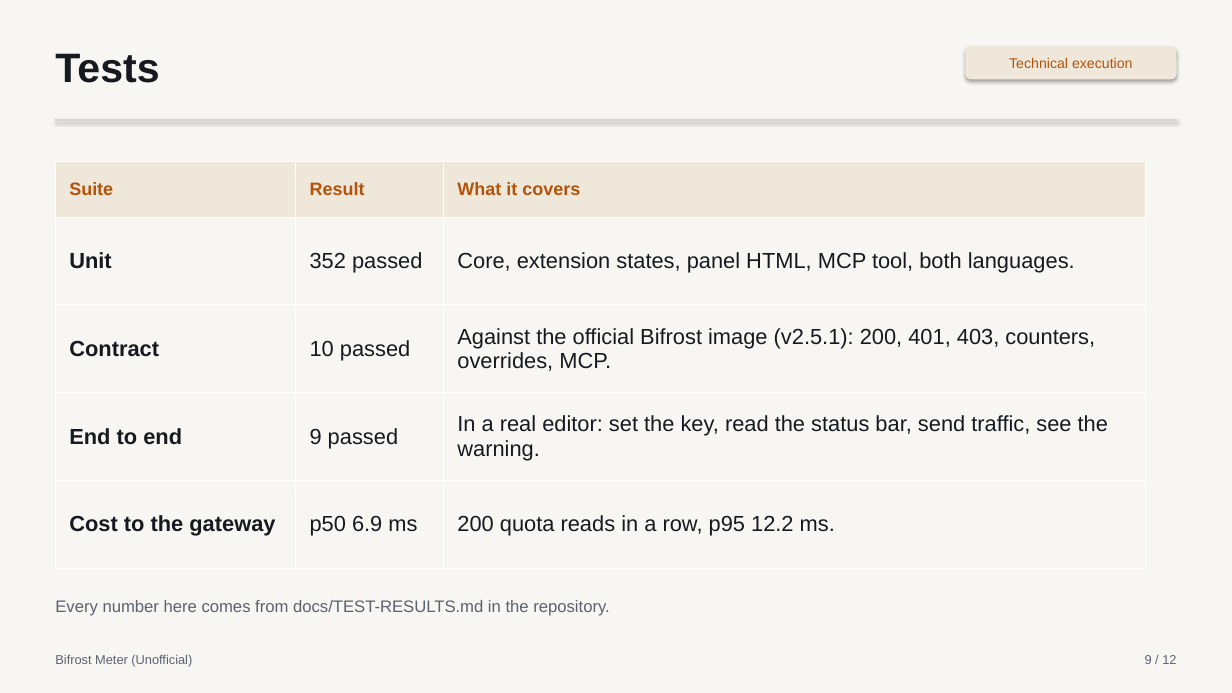
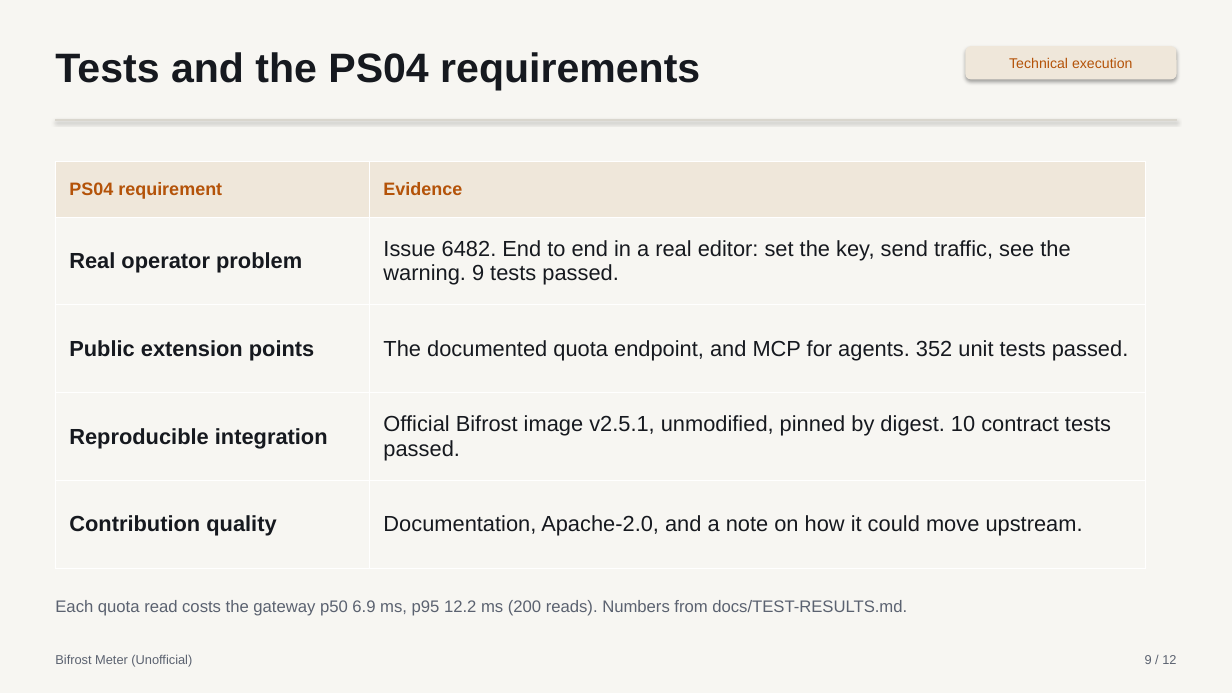
Before and after one commit to aimanmalib/bifrost-meter, a slide deck: slide 9 of deck/bifrost-meter.pptx. Drawn at 1232x693 pixels with LibreOffice and Linux fonts; fonts in the diff are those of the drawing. Boxes give left, top, right and bottom in pixels: in the first picture for what was removed or moved away, otherwise in the second. Text is boxed around its words. In the diff, an @@ line names an element or a change of style, - is before the commit and + after.

```diff
--- a/deck/bifrost-meter.pptx
+++ b/deck/bifrost-meter.pptx
@@ text at (55, 52, 700, 90): text changed @@
-Tests
+Tests and the PS04 requirements
@@ table at (55, 162, 1146, 568) @@
-column 1: Suite | Unit | Contract | End to end | Cost to the gateway
-column 2: Result | 352 passed | 10 passed | 9 passed | p50 6.9 ms
-column 3: What it covers | Core, extension states, panel HTML, MCP tool, both languages. | Against the official Bifrost image (v2.5.1): 200, 401, 403, counters, overrides, MCP. | In a real editor: set the key, read the status bar, send traffic, see the warning. | 200 quota reads in a row, p95 12.2 ms.
+column 1: PS04 requirement | Real operator problem | Public extension points | Reproducible integration | Contribution quality
+column 2: Evidence | Issue 6482. End to end in a real editor: set the key, send traffic, see the warning. 9 tests passed. | The documented quota endpoint, and MCP for agents. 352 unit tests passed. | Official Bifrost image v2.5.1, unmodified, pinned by digest. 10 contract tests passed. | Documentation, Apache-2.0, and a note on how it could move upstream.
@@ text at (55, 600, 907, 616): text changed @@
-Every number here comes from docs/TEST-RESULTS.md in the repository.
+Each quota read costs the gateway p50 6.9 ms, p95 12.2 ms (200 reads). Numbers from docs/TEST-RESULTS.md.
```
Also in this commit, not shown: 6 other slides changed, 1 slide added, 1 slide removed, 2 other files.
